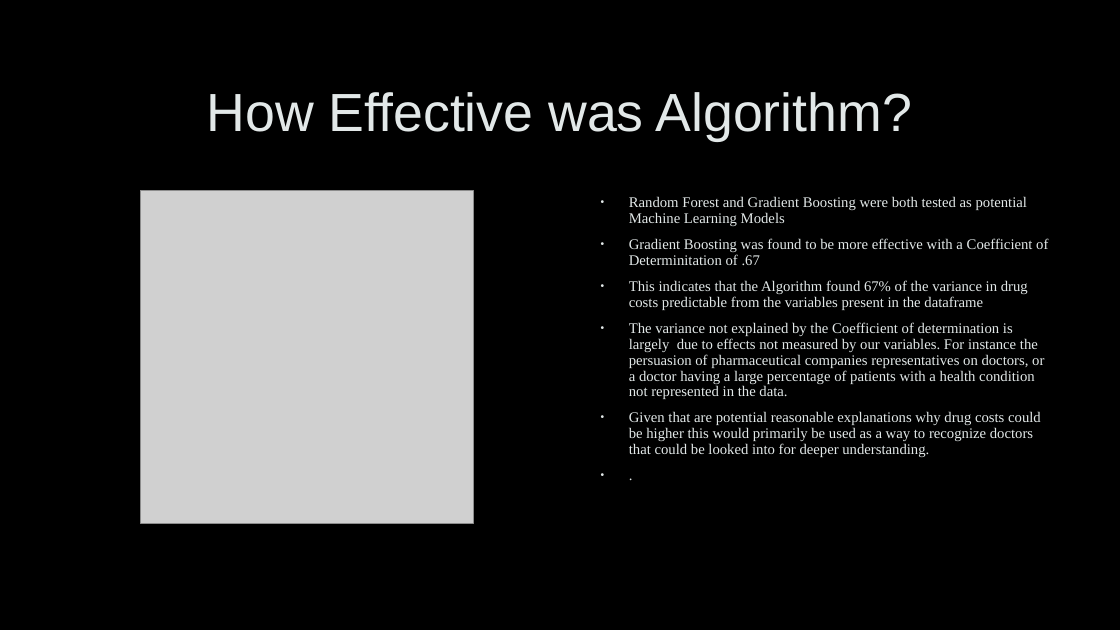
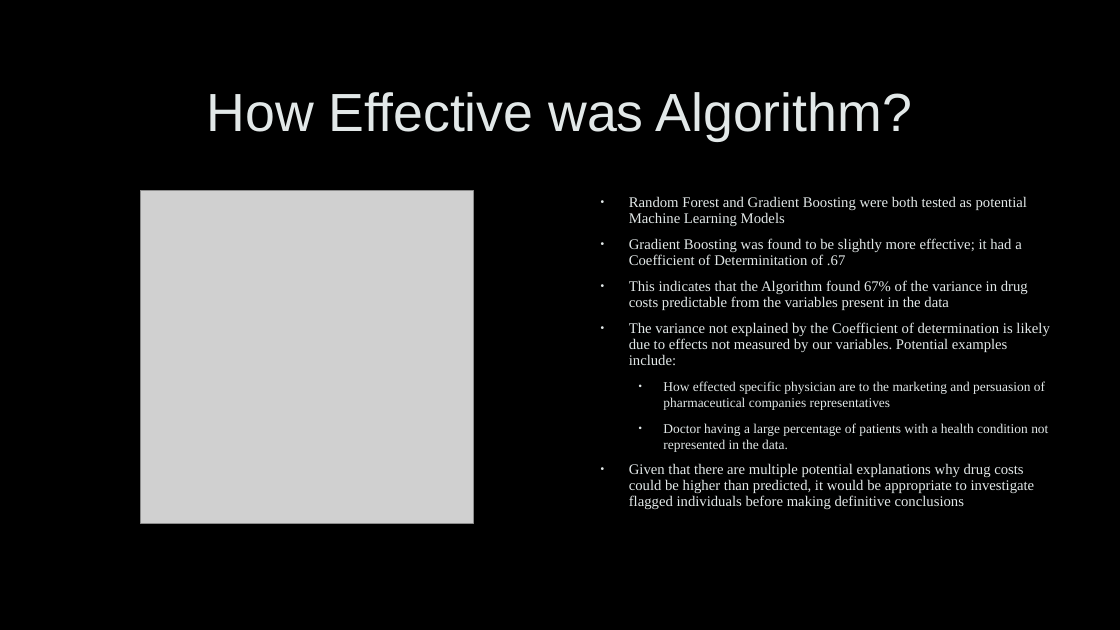
Before and after one commit to spiegelcolorado/Capstone-2-Final, a slide deck: slide 10 of Medicare_Rx_Slides.pptx (slide 11 before the commit). Drawn at 1120x630 pixels with LibreOffice and Linux fonts; fonts in the diff are those of the drawing; grey boxes stand for pictures; background and template pictures are left out. Boxes give left, top, right and bottom in pixels: in the first picture for what was removed or moved away, otherwise in the second. Text is boxed around its words. In the diff, an @@ line names an element or a change of style, - is before the commit and + after.

```diff
--- a/Medicare_Rx_Slides.pptx
+++ b/Medicare_Rx_Slides.pptx
@@ text at [629,238,1049,509]: text changed @@
-• Gradient Boosting was found to be more effective with a Coefficient of Determinitation of .67
-• This indicates that the Algorithm found 67% of the variance in drug costs predictable from the variables present in the dataframe
-• The variance not explained by the Coefficient of determination is largely due to effects not measured by our variables. For instance the persuasion of pharmaceutical companies representatives on doctors, or a doctor having a large percentage of patients with a health condition not represented in the data.
-• Given that are potential reasonable explanations why drug costs could be higher this would primarily be used as a way to recognize doctors that could be looked into for deeper understanding.
-• .
+• Gradient Boosting was found to be slightly more effective; it had a Coefficient of Determinitation of .67
+• This indicates that the Algorithm found 67% of the variance in drug costs predictable from the variables present in the data
+• The variance not explained by the Coefficient of determination is likely due to effects not measured by our variables. Potential examples include:
+  • How effected specific physician are to the marketing and persuasion of pharmaceutical companies representatives
+  • Doctor having a large percentage of patients with a health condition not represented in the data.
+• Given that there are multiple potential explanations why drug costs could be higher than predicted, it would be appropriate to investigate flagged individuals before making definitive conclusions
```
Also in this commit, not shown: 5 other slides changed, 1 slide removed.
